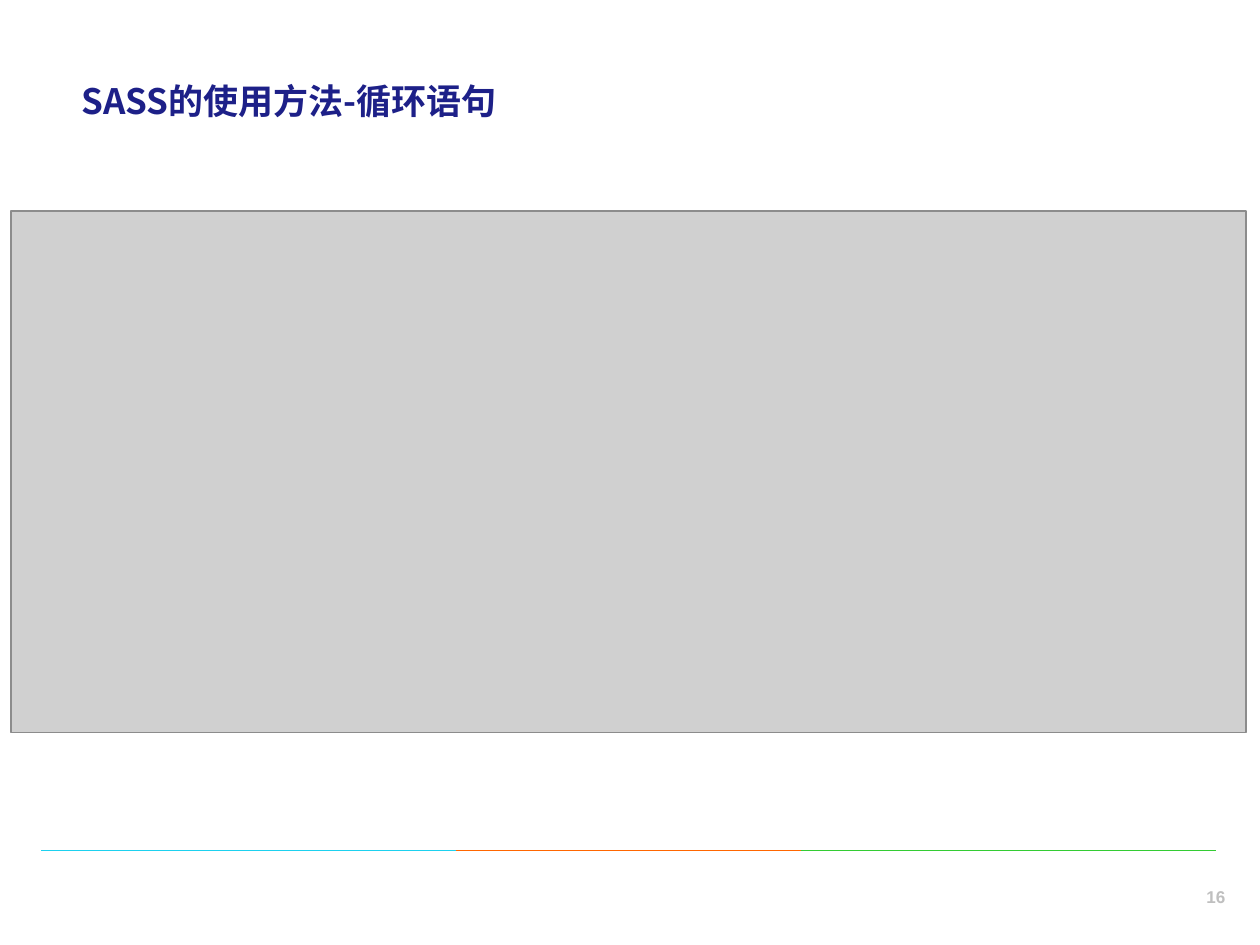
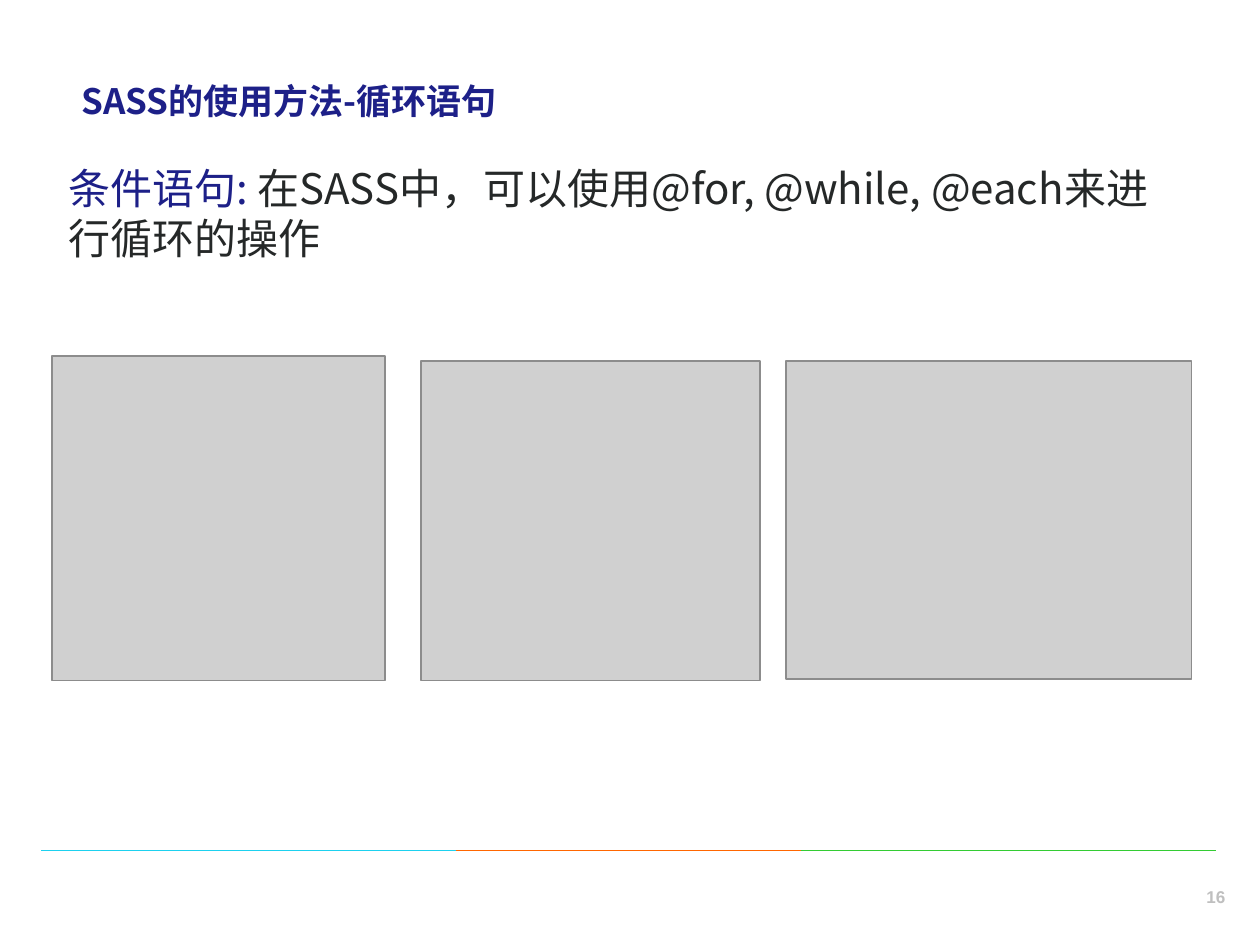
Before and after one commit to wuxinkai/wu-sass, a slide deck: slide 16 of sass.pptx. Drawn at 1260x945 pixels with LibreOffice and Linux fonts; fonts in the diff are those of the drawing; grey boxes stand for pictures; background and template pictures are left out. Boxes give left, top, right and bottom in pixels: in the first picture for what was removed or moved away, otherwise in the second. Text is boxed around its words. In the diff, an @@ line names an element or a change of style, - is before the commit and + after.

```diff
--- a/sass.pptx
+++ b/sass.pptx
@@ text added at (68, 168, 921, 212), 18 pt, text #262828 @@
+条件语句: 在SASS中，可以使用@for, @while, @each来进行循环的操作
@@ picture removed at (12, 212, 1247, 732) @@
@@ picture added at (52, 356, 386, 680) @@
@@ picture added at (420, 361, 759, 680) @@
@@ picture added at (786, 361, 1191, 680) @@
```
Also in this commit, not shown: 11 other slides changed, 10 other files.
